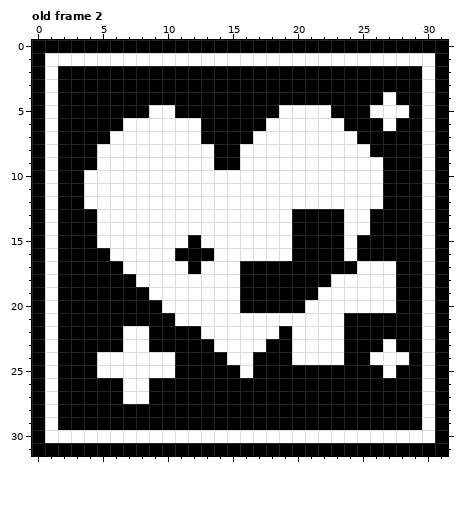
One commit to this pixel-art file: AutumnHowl/Assets/Resources/Sprites/ModifierIcons/ModifierIcons.aseprite. Above: the version before the commit.
32x32 pixels, 3 frames. Shown: old frame 2. The commit also changed other frames, which this record leaves out.
Once edited:
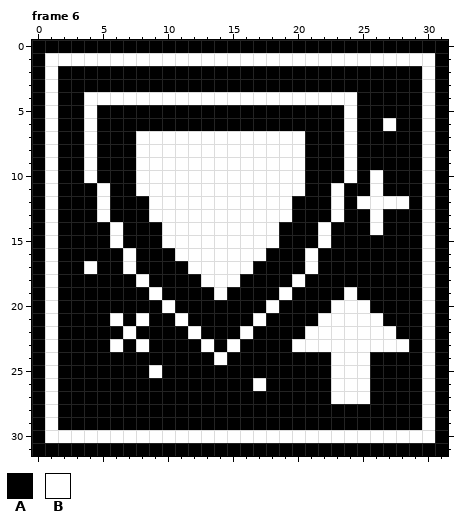
Palette (. is transparent): A #000000  B #ffffff
A new or re-ordered frame is compared with the old frame closest to it.
The exact change:
frames 3 -> 7
Changed rows in their new state; - is an unchanged pixel.
Frame 6 is new; against old frame 2, layer "Layer 2":
first column x 4:
 4 BBBBBBBBBBBBBBBBBBBBB--A-
 5 B----AA--------AAAA-B-AAA
 6 B--AAAAAA-----AAAAAAB----
 7 B-AA-----BBBB----AAA-----
 8 BAAA------BB-----AAA-A---
 9 BAAA------BB-----AAA-AA--
10 -AAA-------------AAA-A---
11 A-AA-------------AA-AA---
12 A-AAA-----------AAA-A--BB
13 --AAA--------------BAAB--
14 -A-AAA---------A--B-AAB--
15 -A-AAA--B------A--B-A----
16 --A-AAABBB----AA-B--A----
17 B---AAAAB---B----B---AAA-
18 -----AAAA-------B--AAAAA-
19 ------AAAA-A---B--AA-AAA-
20 -------AAAAA--B--AA---AA-
21 --B-B---AAAAA-AAAA--BBB--
22 ----A---BAAA-AA-A---BBBB-
23 --BA-----BA-AA------BBB-B
24 -AAAAAA---BAA---AAA-BBAAA
25 -AAAA-A-----A------BBB-A-
26 ---AA--------B-----BBB---
27 ---AA--------------BBB---
Where, in picture pixels (left, top, right, bottom), the same in both pictures:
changed: (84, 92, 409, 404)
